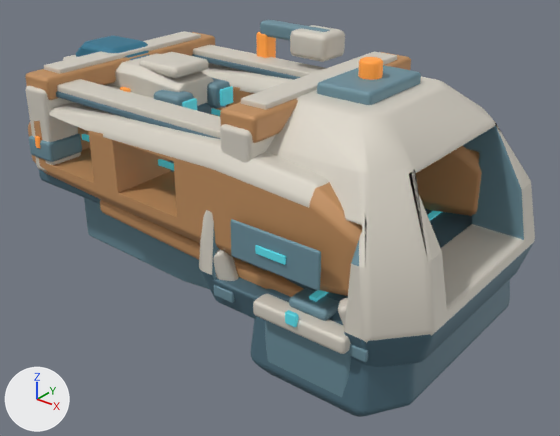
Renders of the glTF model space-battleship/assets/planets/facilities_v5/shipyard.glb from each side of a commit.
Before and after are seen from a 50 mm camera at (2.52, -4.09, 2.67) aimed at (-0.82, 0.09, 0.08). Every picture has the same lights, and +X, +Y and +Z are marked at lower left. The older version comes first. Where no turn or scale is listed for an object, it has been applied to the vertices.

In view in the first picture: 'Blue engine fairing', 'Blue engine fairing.001', 'Continuous berth crown load rail', 'Continuous ochre berth pressure cheek', 'Continuous ochre berth pressure cheek.001', 'Coupling jaw ivory cap', 'Coupling jaw under deck', 'Cyan rear nozzle', 'Cyan rear nozzle.001', 'Deep blue shuttle belly', 'Dock diagonal load brace', 'Dock integrated tapered lower keel', 'Faceted blue cockpit canopy', 'Ivory shuttle pressure shell', 'Pressure shell blue service recess', 'Pressure shell dorsal service ridge', 'Ring-coupled tapered keel', 'Ring-to-berth pressure shell', 'Shuttle ivory rear armor', 'Shuttle swept ivory wing' and 26 more.
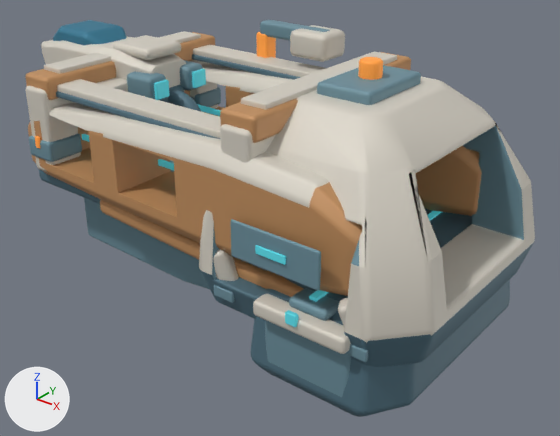
Commit message: Expose docked shuttle within shipyard silhouette

What differs and where, as boxes (x1, y1, x2, y2) in the pictures (560 x 436 px):
'Ivory shuttle pressure shell', moved
    before: (63, 53, 214, 109)
    after: (41, 36, 186, 91)
'Shuttle ivory rear armor', moved
    before: (139, 52, 209, 78)
    after: (113, 35, 181, 60)
'Faceted blue cockpit canopy', moved
    before: (76, 36, 149, 60)
    after: (53, 20, 127, 46)
'Blue engine fairing', moved
    before: (154, 90, 194, 107)
    after: (127, 71, 166, 100)
'Blue engine fairing.001', moved
    before: (207, 77, 230, 109)
    after: (180, 60, 203, 91)
'Cyan rear nozzle.001', moved
    before: (220, 86, 233, 106)
    after: (192, 69, 206, 88)
'Cyan rear nozzle', moved
    before: (182, 98, 197, 110)
    after: (154, 80, 170, 100)
'Shuttle swept ivory wing', moved (mostly hidden before)
    before: (104, 85, 154, 99)
    after: (97, 77, 128, 92)
'Deep blue shuttle belly', moved (mostly hidden)
    before: (197, 103, 211, 114)
    after: (160, 85, 184, 103)

What changed in the scene script:
```text
Change ob_blue_engine_fairing:
    ob_blue_engine_fairing.location: (-1.6, -0.2, 0.9) -> (-1.89, -0.2, 0.99)
Change ob_blue_engine_fairing_001:
    ob_blue_engine_fairing_001.location: (-1.6, 0.2, 0.9) -> (-1.89, 0.2, 0.99)
Change ob_cyan_rear_nozzle:
    ob_cyan_rear_nozzle.location: (-1.435, -0.2, 0.9) -> (-1.725, -0.2, 0.99)
Change ob_cyan_rear_nozzle_001:
    ob_cyan_rear_nozzle_001.location: (-1.435, 0.2, 0.9) -> (-1.725, 0.2, 0.99)
Change ob_deep_blue_shuttle_belly:
    ob_deep_blue_shuttle_belly.location: (-0.69, 0.0, 0.14) -> (-0.98, 0.0, 0.23)
Change ob_faceted_blue_cockpit_canopy:
    ob_faceted_blue_cockpit_canopy.location: (-0.69, 0.0, 0.14) -> (-0.98, 0.0, 0.23)
Change ob_ivory_shuttle_pressure_shell:
    ob_ivory_shuttle_pressure_shell.location: (-0.69, 0.0, 0.14) -> (-0.98, 0.0, 0.23)
Change ob_shuttle_ivory_rear_armor:
    ob_shuttle_ivory_rear_armor.location: (-1.79, 0.0, 1.13) -> (-2.08, 0.0, 1.22)
Change ob_shuttle_swept_ivory_wing:
    ob_shuttle_swept_ivory_wing.location: (-0.69, 0.0, 0.14) -> (-0.98, 0.0, 0.23)
```
